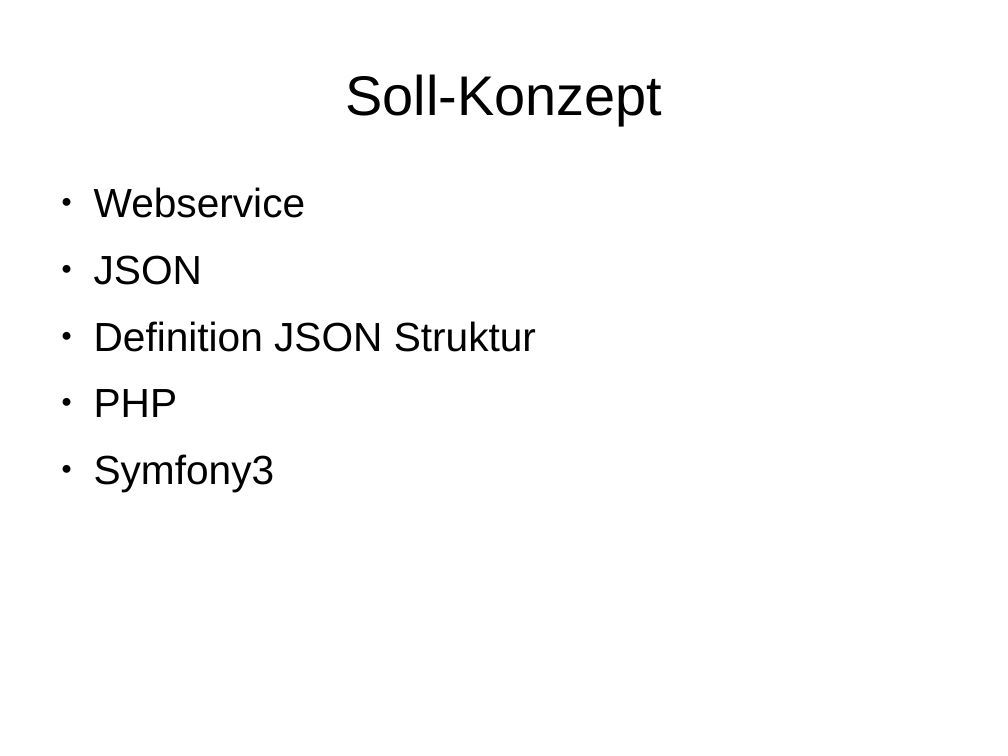
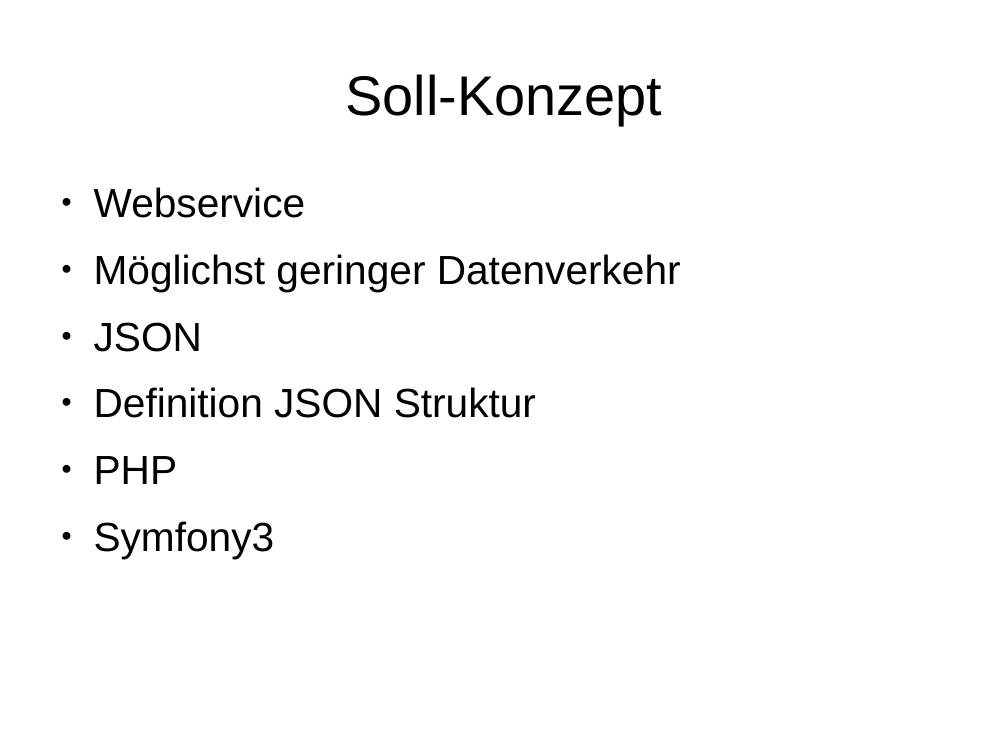
Before and after one commit to janhelmle/weiterbildung_fachinformatiker_ihk_projektantrag, a slide deck: slide 6 of praesentation/presentation_v1.odp. Drawn at 1008x756 pixels with LibreOffice and Linux fonts; fonts in the diff are those of the drawing. Boxes give left, top, right and bottom in pixels: in the first picture for what was removed or moved away, otherwise in the second. Text is boxed around its words. In the diff, an @@ line names an element or a change of style, - is before the commit and + after.

Commit message:
Progress

```diff
--- a/praesentation/presentation_v1.odp
+++ b/praesentation/presentation_v1.odp
@@ text at [94,254,681,292]: paragraph added @@
+● Möglichst geringer Datenverkehr
```
Also in this commit, not shown: 1 other slide changed.
